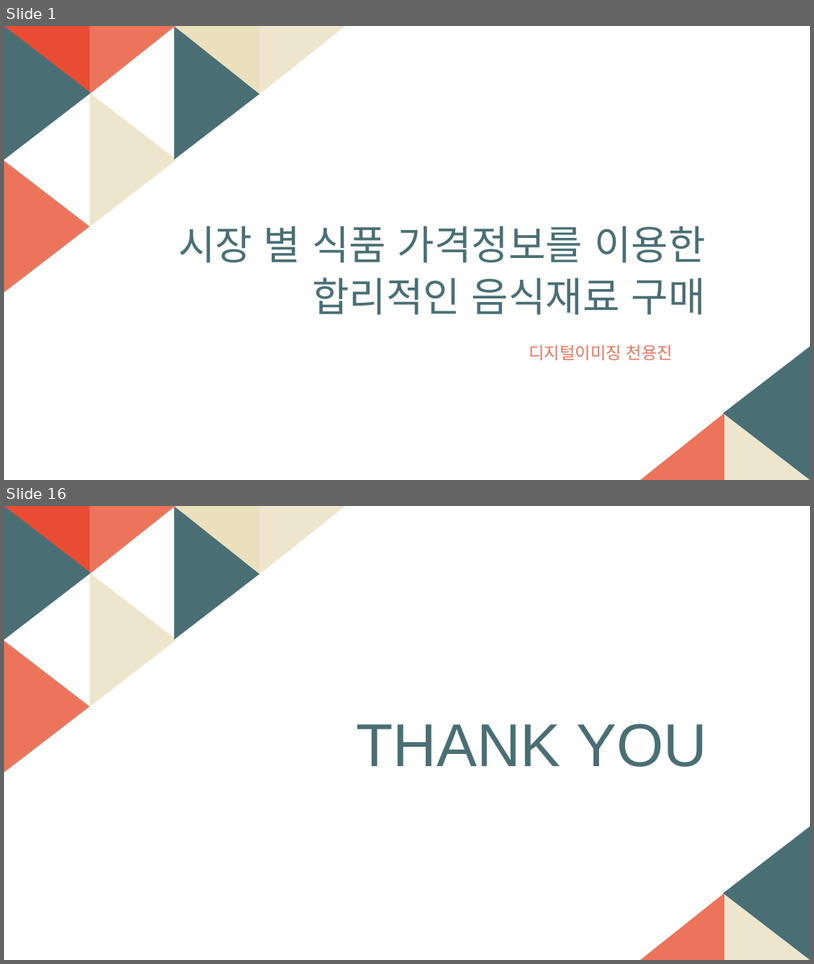
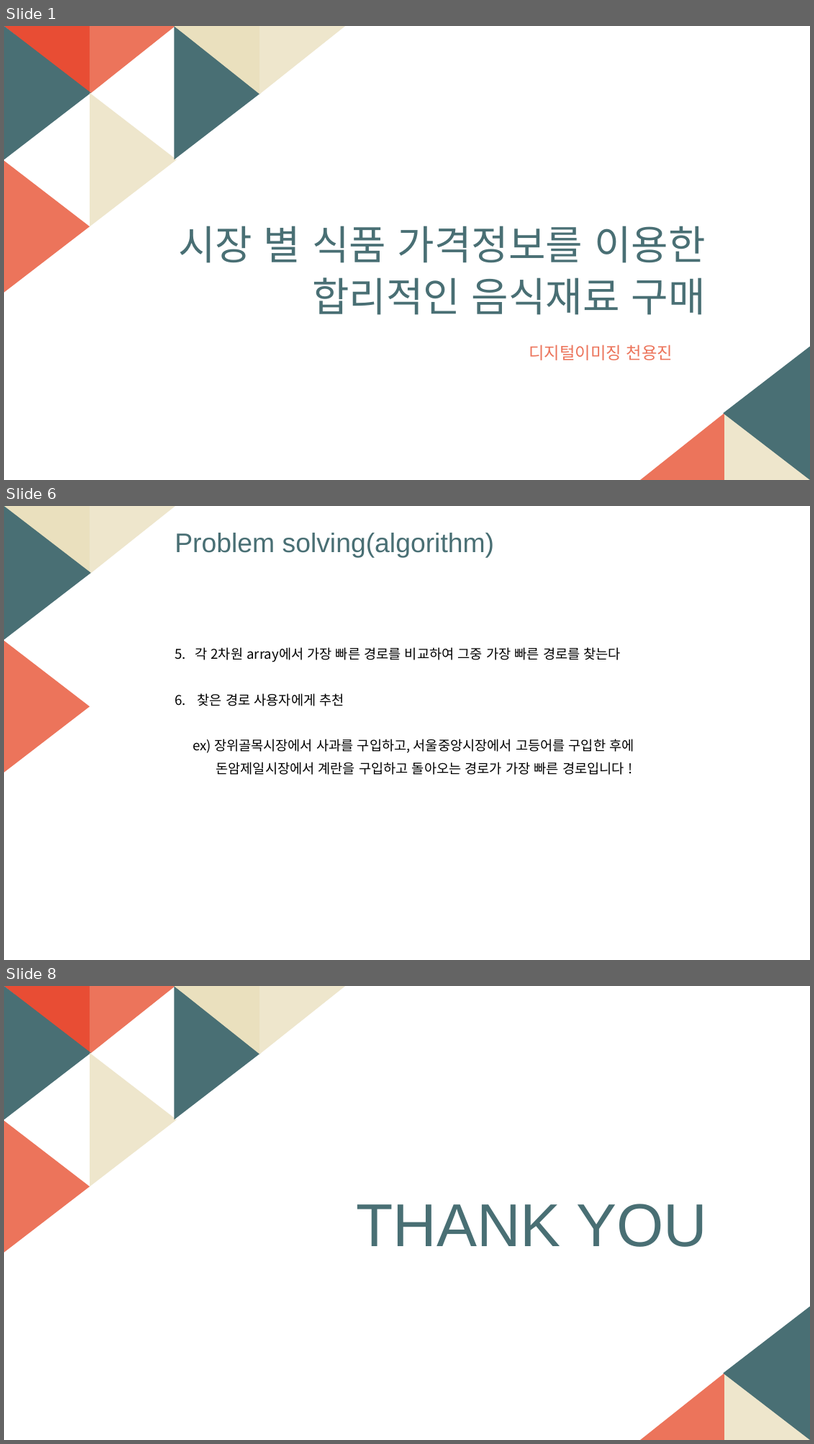
Before and after one commit to sharhp21/Data_structure_, a slide deck: personal/발표자료/자료구조설계_5주차.pptm. Shown one above the other, each under a label of ours: slides 1 and 16 before the commit, slides 1, 6 and 8 after it; the slides between them are not shown. The pictures are 814x964 and 814x1444 pixels, drawn with LibreOffice and Linux fonts; fonts in the diff are those of the drawing. Boxes give left, top, right and bottom in pixels: in the first picture for what was removed or moved away, otherwise in the second. Text is boxed around its words. In the diff, an @@ line names an element or a change of style, - is before the commit and + after.

```diff
--- a/personal/발표자료/자료구조설계_5주차.pptm
+++ b/personal/발표자료/자료구조설계_5주차.pptm
@@ slide 6 added at box(4, 506, 810, 960), background #FFFFFF; not listed: 2 template elements that a slide beside it also shows @@
@@ right triangle added at box(4, 506, 90, 574), fill #EAE0BE @@
@@ right triangle added at box(90, 506, 176, 574), fill #EEE6CC @@
@@ text added at box(175, 533, 495, 557), 32 pt, text #496F74 @@
+Problem solving(algorithm)
@@ text added at box(175, 647, 634, 775), 16 pt, text #000000 @@
+5. 각 2차원 array에서 가장 빠른 경로를 비교하여 그중 가장 빠른 경로를 찾는다
+6. 찾은 경로 사용자에게 추천
+ex) 장위골목시장에서 사과를 구입하고, 서울중앙시장에서 고등어를 구입한 후에
+돈암제일시장에서 계란을 구입하고 돌아오는 경로가 가장 빠른 경로입니다 !
@@ what was slide 16 is now slide 8 @@
```
Also in this commit, not shown: 5 other slides added, 14 slides removed, 4 other files.
